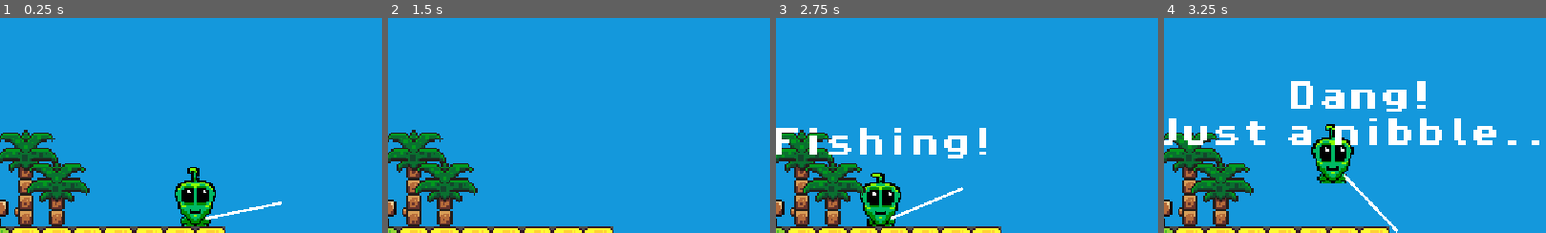
Above: before the commit, frames 1-4 (left to right).
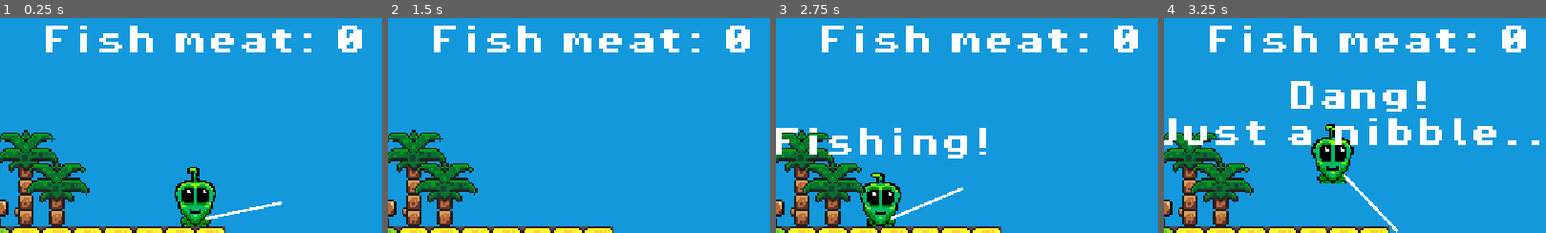
Above: after the commit, the same moments.

Repository: SWanstall/fishingOnAStar
Game: Godot game, scene res://scenes/fishing.tscn
The game is run twice, just before and just after one commit, with the same random seed, the same clock (stepped at 60 frames per second) and the same inputs. The engine's default icon, where the game draws it, is replaced by a stand-in: a white triangle on a blue panel in a dark square.
Inputs (mouse positions are % of the whole screen's width and height, from its top left):
- Up to frame 1 (0.25 s): no input
- Up to frame 2 (1.5 s): tap Enter (ui_accept) at 0.5, 0.77 s; move the mouse to (72, 45) at 0.52 s; hold Right (ui_right) from 0.53 s (still down); click (72, 45) at 0.6 s; move the mouse to (30, 55) at 1.27 s; right-click (30, 55) at 1.35 s
- Up to frame 3 (2.75 s): tap Enter (ui_accept) at 1.52 s; move the mouse to (60, 28) at 2.02 s; release Right (ui_right) at 2.03 s; hold Left (ui_left) from 2.03 s (still down); hold Mouse wheel down (scroll) from 2.03 s (still down)
- Up to frame 4 (3.25 s): move the mouse to (45, 70) at 2.77 s; release Left (ui_left) at 2.78 s; release Mouse wheel down (scroll) at 2.78 s; hold Right (ui_right) from 2.78 s (still down); click (45, 70) at 2.85 s; tap Enter (ui_accept) at 3.02 s
The pictures show only the part of the screen within x 8-58%, y 9-59%; the shares and areas given below are measured in that part.

The runs differ from the first frame. In frame 1, 3.4% of the frame differs, in the area x 12-95%, y 3-16%; in frame 2, 3.4%; in frame 3, 3.4%; in frame 4, 3.4%.
Error in both runs: Invalid access to property or key 'global_position' on a base object of type 'previously freed'. (res://scripts/hook_2.gd:45)

Commit message:
Added fish meat counter

Diff:
--- a/scenes/fishing.tscn
+++ b/scenes/fishing.tscn
@@ -8,6 +8,7 @@
 [ext_resource type="PackedScene" uid="uid://djfj81jefn3yb" path="res://scenes/water_area.tscn" id="7_fehfy"]
 [ext_resource type="AudioStream" uid="uid://ddqh1uxvka5m2" path="res://assets/sounds/StolenBackgroundMusic.wav" id="8_8krd0"]
 [ext_resource type="PackedScene" uid="uid://bq5eooga6ghn2" path="res://scenes/biome.tscn" id="8_sgs1c"]
+[ext_resource type="FontFile" uid="uid://c1lxp1evsolc0" path="res://assets/fonts/PixelOperator8-Bold.ttf" id="9_8krd0"]
 
 [sub_resource type="TileSetAtlasSource" id="TileSetAtlasSource_mu6gr"]
 texture = ExtResource("1_mu6gr")
@@ -369,6 +370,14 @@
 volume_db = -8.423
 autoplay = true
 
+[node name="FishMeat" type="Label" parent="." unique_id=1647812864]
+offset_left = -80.0
+offset_top = -88.0
+offset_right = -40.0
+offset_bottom = -65.0
+theme_override_fonts/font = ExtResource("9_8krd0")
+text = "69"
+
 [connection signal="fish_landed" from="Character" to="." method="_on_character_fish_landed"]
 [connection signal="fish_processed" from="Character" to="." method="_on_character_fish_processed"]
 [connection signal="fish_rarity_set" from="Character" to="." method="_on_character_body_2d_fish_rarity_set"]
--- a/scripts/fishing.gd
+++ b/scripts/fishing.gd
@@ -4,6 +4,7 @@
 
 @onready var character = $Character
 @onready var fish: AnimatedSprite2D = $Fish
+@onready var fish_meat = $FishMeat
 
 var green = Color(0.2,1,0.2,1)
 var red = Color(1,0.2,0.2,1)
@@ -17,9 +18,11 @@
 
 var current_biome = null
 
+var fish_meat_score = 0
+
 # Called when the node enters the scene tree for the first time.
 func _ready() -> void:
-	pass # Replace with function body.
+	fish_meat.text = str("Fish meat: %s" % fish_meat_score)
 
 
 # Called every frame. 'delta' is the elapsed time since the previous frame.
@@ -36,12 +39,15 @@
 		if rarity_value >= 60 and rarity_value < 90:
 			hue = clear
 			fish.animation = "crab"
+			fish_meat_score += 2
 		elif rarity_value >= 90:
 			hue = clear
 			fish.animation = "clownfish"
+			fish_meat_score += 3
 		else:
 			hue = green
 			fish.animation = "anchovy"
+			fish_meat_score += 1
 
 		#print("fish rarity = %s" % rarity_value)
 
@@ -53,12 +59,15 @@
 		if rarity_value >= 60 and rarity_value < 90:
 			hue = clear
 			fish.animation = "surgeonfish"
+			fish_meat_score += 2
 		elif rarity_value >= 90:
 			hue = clear
 			fish.animation = "puffer_fish"
+			fish_meat_score += 4
 		else:
 			hue = red
 			fish.animation = "anchovy"
+			fish_meat_score += 1
 
 		#print("medium depth fish")
 		#fish.animation = "purple_slime"
@@ -68,12 +77,14 @@
 		if rarity_value >= 60 and rarity_value < 90:
 			hue = clear
 			fish.animation = "angelfish"
+			fish_meat_score += 1
 		elif rarity_value >= 90:
 			hue = clear
 			fish.animation = "coin"
 		else:
 			hue = clear
 			fish.animation = "catfish"
+			fish_meat_score += 2
 		#fish.modulate = Color(1,1,1,1)
 		#fish.animation = "coin"
 		#print("Deep fish")
@@ -90,6 +101,7 @@
 func _on_character_fish_processed() -> void:
 	fish_processed = true
 	fish.visible = false
+	fish_meat.text = str("Fish meat: %s" % fish_meat_score)
 
 
 func _on_water_area_body_entered(_body):
